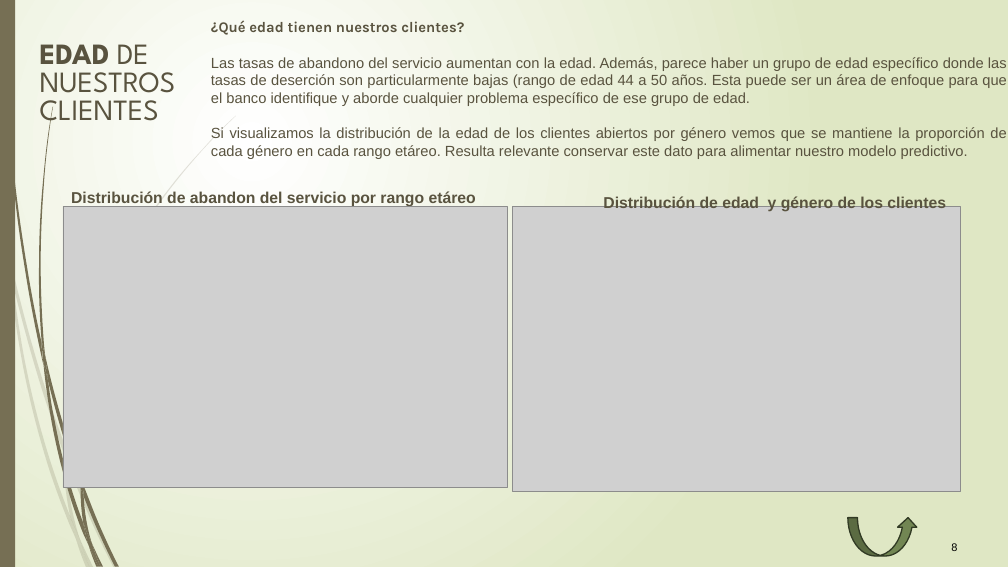
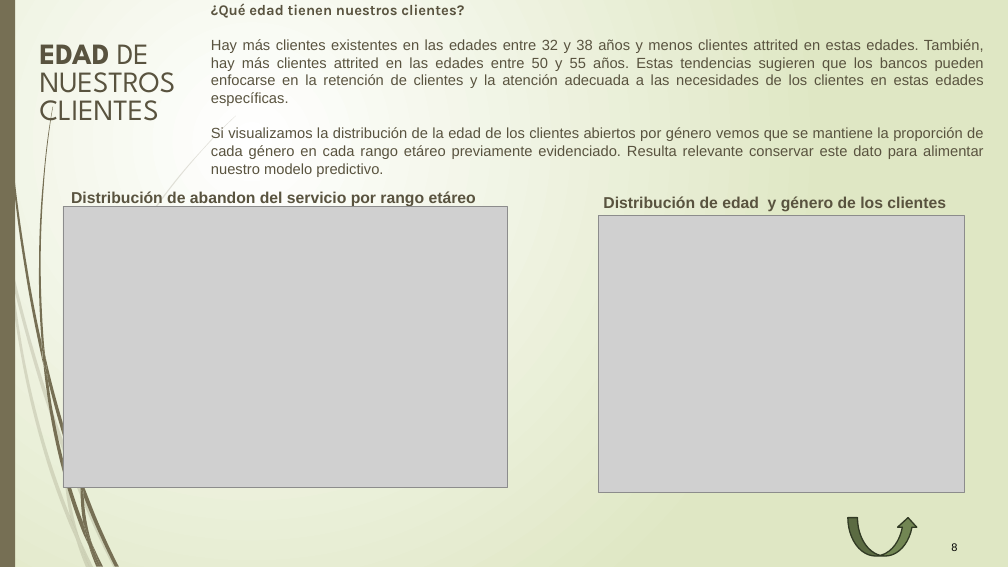
Before and after one commit to biummato/Data, a slide deck: slide 8 of DS.pptx. Drawn at 1008x567 pixels with LibreOffice and Linux fonts; fonts in the diff are those of the drawing; grey boxes stand for pictures. Boxes give left, top, right and bottom in pixels: in the first picture for what was removed or moved away, otherwise in the second. Text is boxed around its words. In the diff, an @@ line names an element or a change of style, - is before the commit and + after.

```diff
--- a/DS.pptx
+++ b/DS.pptx
@@ text "¿Qué edad tienen nuestros clientes?": place and size @@
-text "¿Qué edad tienen nuestros clientes?" at bbox=[211, 20, 1007, 159]
+text "¿Qué edad tienen nuestros clientes?" at bbox=[211, 3, 984, 177]
@@ text at bbox=[211, 39, 984, 177]: text changed @@
-Las tasas de abandono del servicio aumentan con la edad. Además, parece haber un grupo de edad específico donde las tasas de deserción son particularmente bajas (rango de edad 44 a 50 años. Esta puede ser un área de enfoque para que el banco identifique y aborde cualquier problema específico de ese grupo de edad.
-Si visualizamos la distribución de la edad de los clientes abiertos por género vemos que se mantiene la proporción de cada género en cada rango etáreo. Resulta relevante conservar este dato para alimentar nuestro modelo predictivo.
+Hay más clientes existentes en las edades entre 32 y 38 años y menos clientes attrited en estas edades. También, hay más clientes attrited en las edades entre 50 y 55 años. Estas tendencias sugieren que los bancos pueden enfocarse en la retención de clientes y la atención adecuada a las necesidades de los clientes en estas edades específicas.
+Si visualizamos la distribución de la edad de los clientes abiertos por género vemos que se mantiene la proporción de cada género en cada rango etáreo previamente evidenciado. Resulta relevante conservar este dato para alimentar nuestro modelo predictivo.
@@ picture: place and size @@
-picture at bbox=[513, 206, 961, 492]
+picture at bbox=[599, 216, 964, 492]
```
Also in this commit, not shown: 6 other slides changed, 2 slides added, 2 slides removed.
